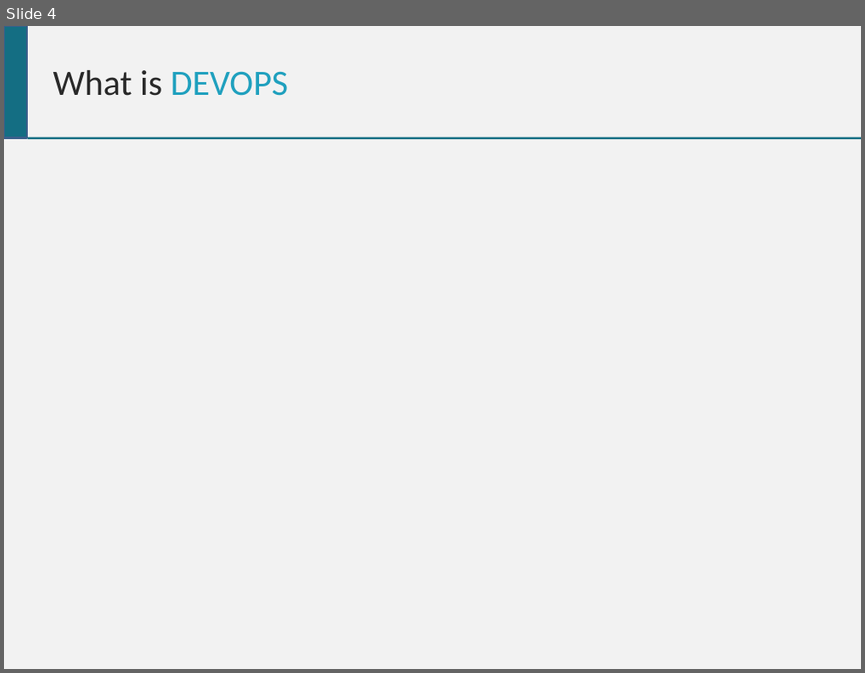
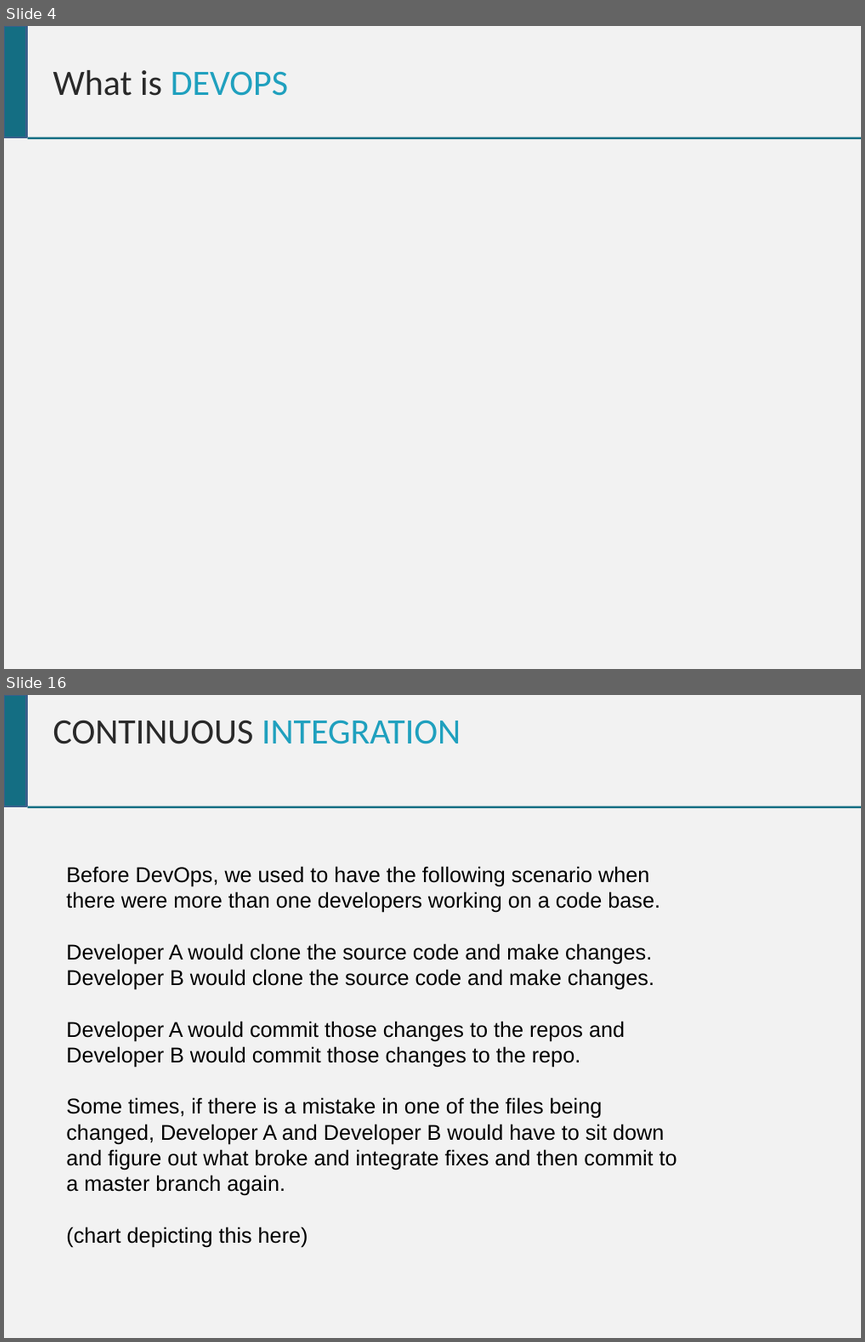
Before and after one commit to chrisgauthier742018/devopscourse, a slide deck: Dev Ops Course.pptx. Shown one above the other, each under a label of ours: slide 4 before the commit, slides 4 and 16 after it; the slides between them are not shown. The pictures are 865x673 and 865x1342 pixels, drawn with LibreOffice and Linux fonts; fonts in the diff are those of the drawing; background and template pictures are left out. Boxes give left, top, right and bottom in pixels: in the first picture for what was removed or moved away, otherwise in the second. Text is boxed around its words. In the diff, an @@ line names an element or a change of style, - is before the commit and + after.

Commit message:
Spelling mistakes and CI Section

```diff
--- a/Dev Ops Course.pptx
+++ b/Dev Ops Course.pptx
@@ slide 16 added at (x1=4, y1=695, x2=861, y2=1338), background #F2F2F2 @@
@@ rectangle added at (x1=4, y1=695, x2=27, y2=806), fill #146E83, outline #3A5F8C 2 pt @@
@@ text added at (x1=53, y1=720, x2=460, y2=744), 30 pt, text #1FA0BE @@
+CONTINUOUS INTEGRATION
@@ line added from (27, 807) to (861, 807), #146E83 1.76 pt @@
@@ text added at (x1=66, y1=866, x2=677, y2=1247), 18 pt, text #000000 @@
+Before DevOps, we used to have the following scenario when there were more than one developers working on a code base.
+Developer A would clone the source code and make changes. Developer B would clone the source code and make changes.
+Developer A would commit those changes to the repos and Developer B would commit those changes to the repo.
+Some times, if there is a mistake in one of the files being changed, Developer A and Developer B would have to sit down and figure out what broke and integrate fixes and then commit to a master branch again.
+(chart depicting this here)
```
Also in this commit, not shown: 15 slides changed, 5 other slides added.
